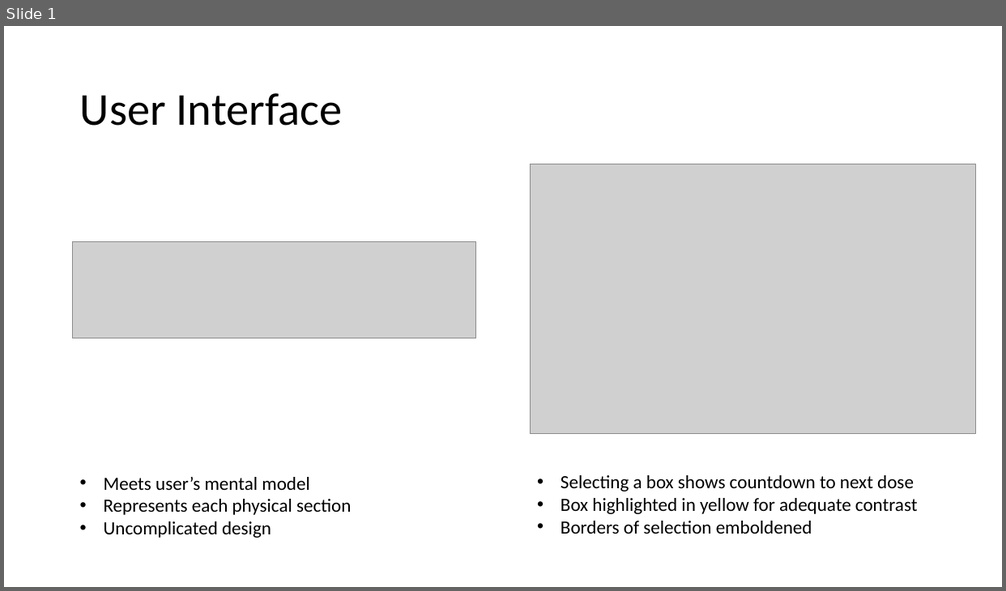
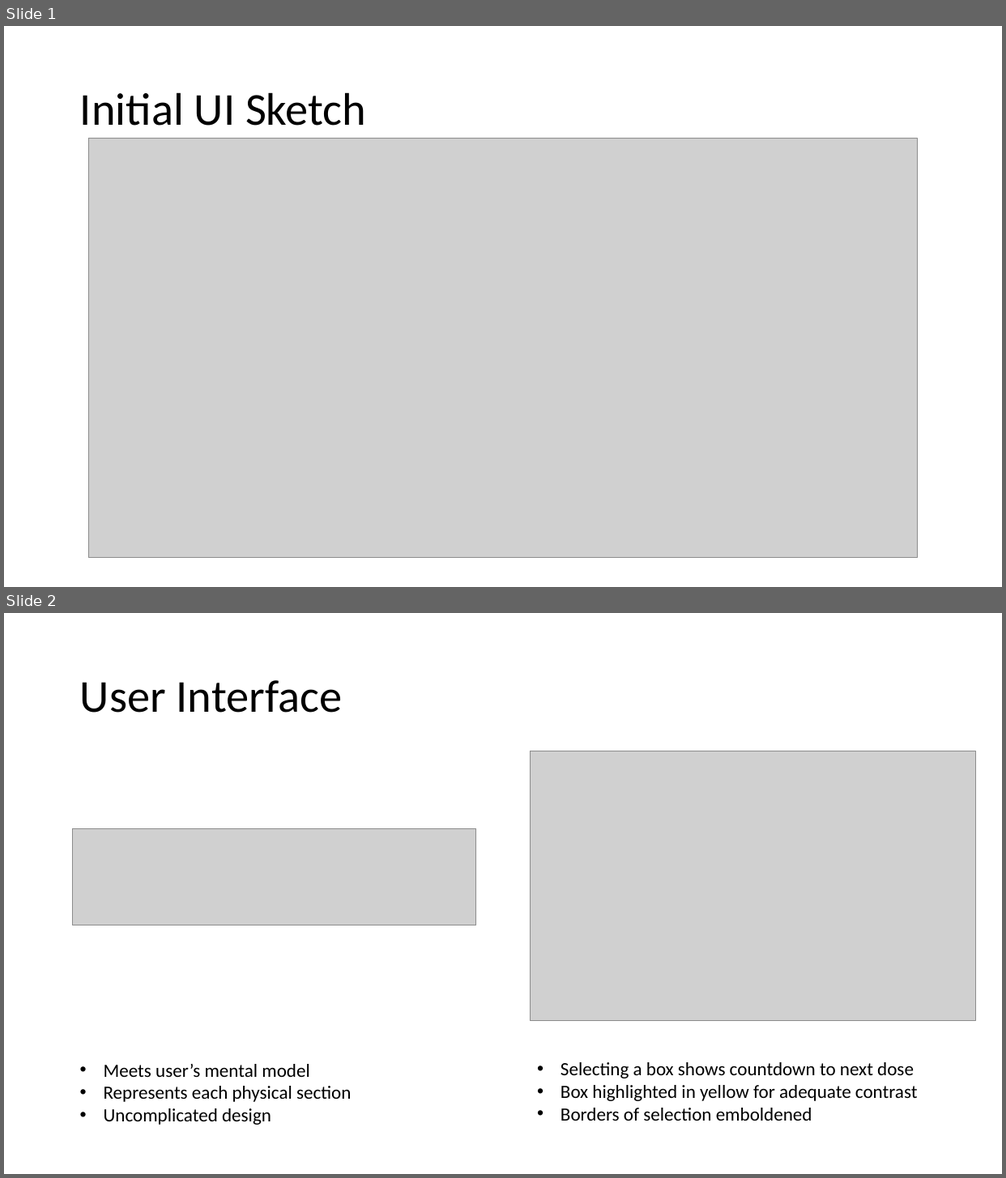
Before and after one commit to cianashby1337/IOT_CA1_Documentation, a slide deck: UI Mockup.pptx. Shown one above the other, each under a label of ours: slide 1 before the commit, slides 1 and 2 after it. The pictures are 1006x591 and 1006x1178 pixels, drawn with LibreOffice and Linux fonts; fonts in the diff are those of the drawing; grey boxes stand for pictures. Boxes give left, top, right and bottom in pixels: in the first picture for what was removed or moved away, otherwise in the second. Text is boxed around its words. In the diff, an @@ line names an element or a change of style, - is before the commit and + after.

Commit message:
Introduce initial UI sketch slide This includes: - The slide containing the paper prototype UI, before the figma version - The slide's image file, kept within the User Interface Images folder

```diff
--- a/UI Mockup.pptx
+++ b/UI Mockup.pptx
@@ slide 1 added at [4,26,1002,587], background #FFFFFF @@
@@ title added at [80,92,366,126], 44 pt, text #000000 @@
+Initial UI Sketch
@@ picture added at [88,139,918,557] @@
@@ what was slide 1 is now slide 2 @@
```
Also in this commit, not shown: 1 other file.
